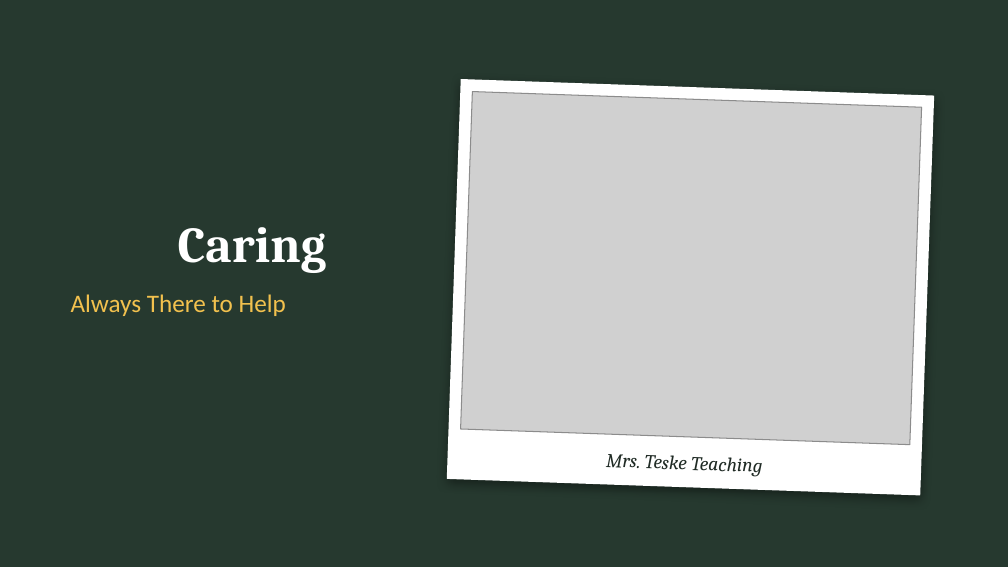
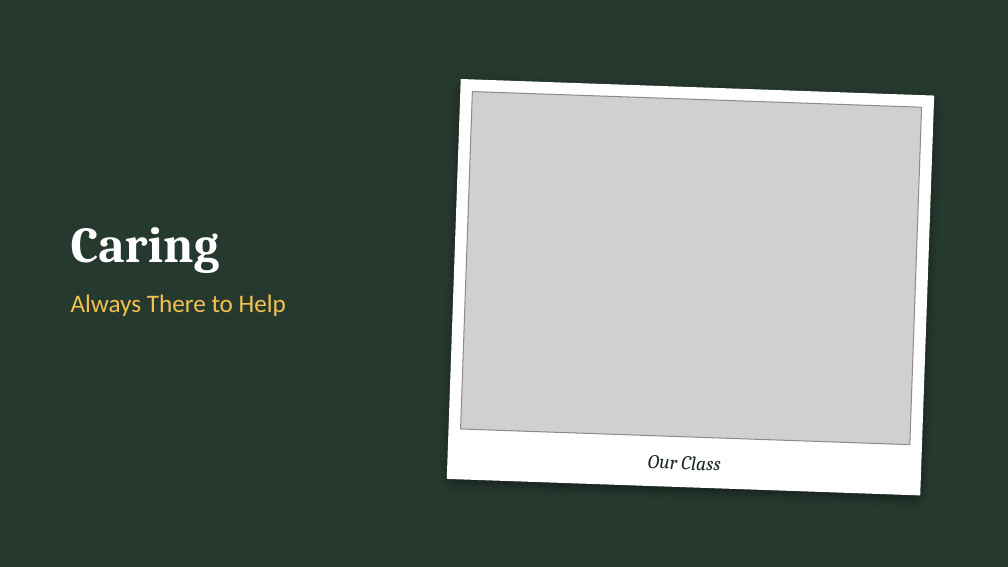
Before and after one commit to orangejack9christian/Claude-etc, a slide deck: slide 2 of tribute-speech/Tribute_Speech_Mrs_Teske.pptx. Drawn at 1008x567 pixels with LibreOffice and Linux fonts; fonts in the diff are those of the drawing; grey boxes stand for pictures. Boxes give left, top, right and bottom in pixels: in the first picture for what was removed or moved away, otherwise in the second. Text is boxed around its words. In the diff, an @@ line names an element or a change of style, - is before the commit and + after.

```diff
--- a/tribute-speech/Tribute_Speech_Mrs_Teske.pptx
+++ b/tribute-speech/Tribute_Speech_Mrs_Teske.pptx
@@ title "Caring" at [71, 227, 220, 273]: alignment centre to left @@
@@ text at [648, 455, 720, 471]: text changed @@
-Mrs. Teske Teaching
+Our Class
```
Also in this commit, not shown: 5 other slides changed, 2 other files.
